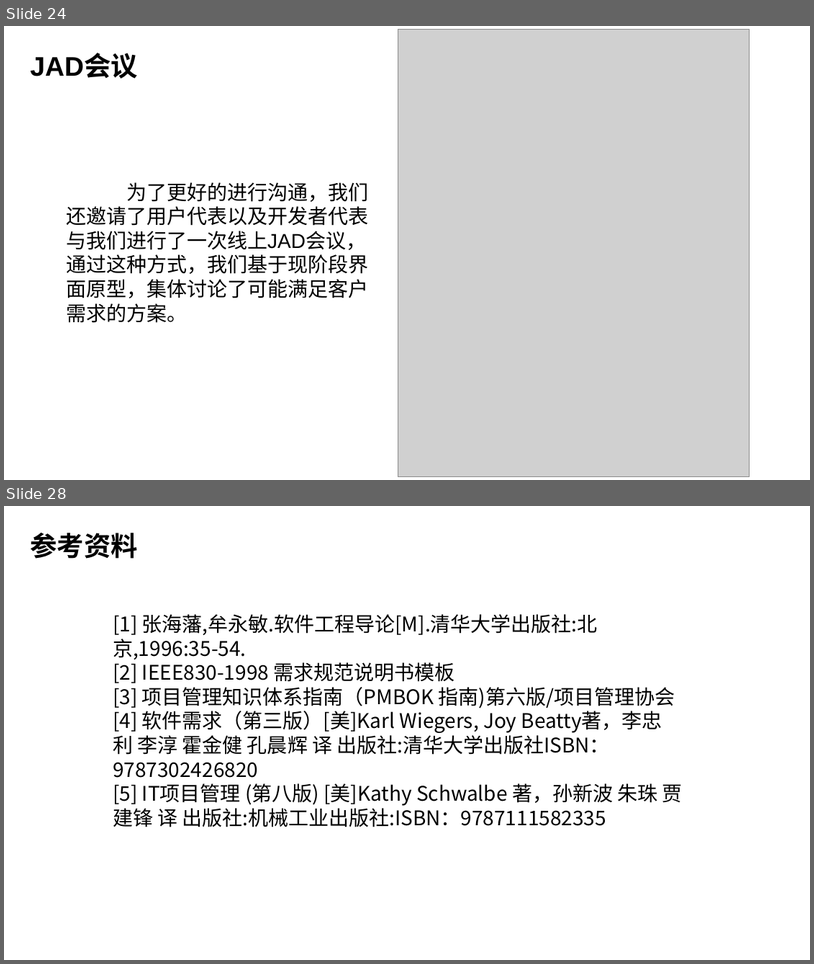
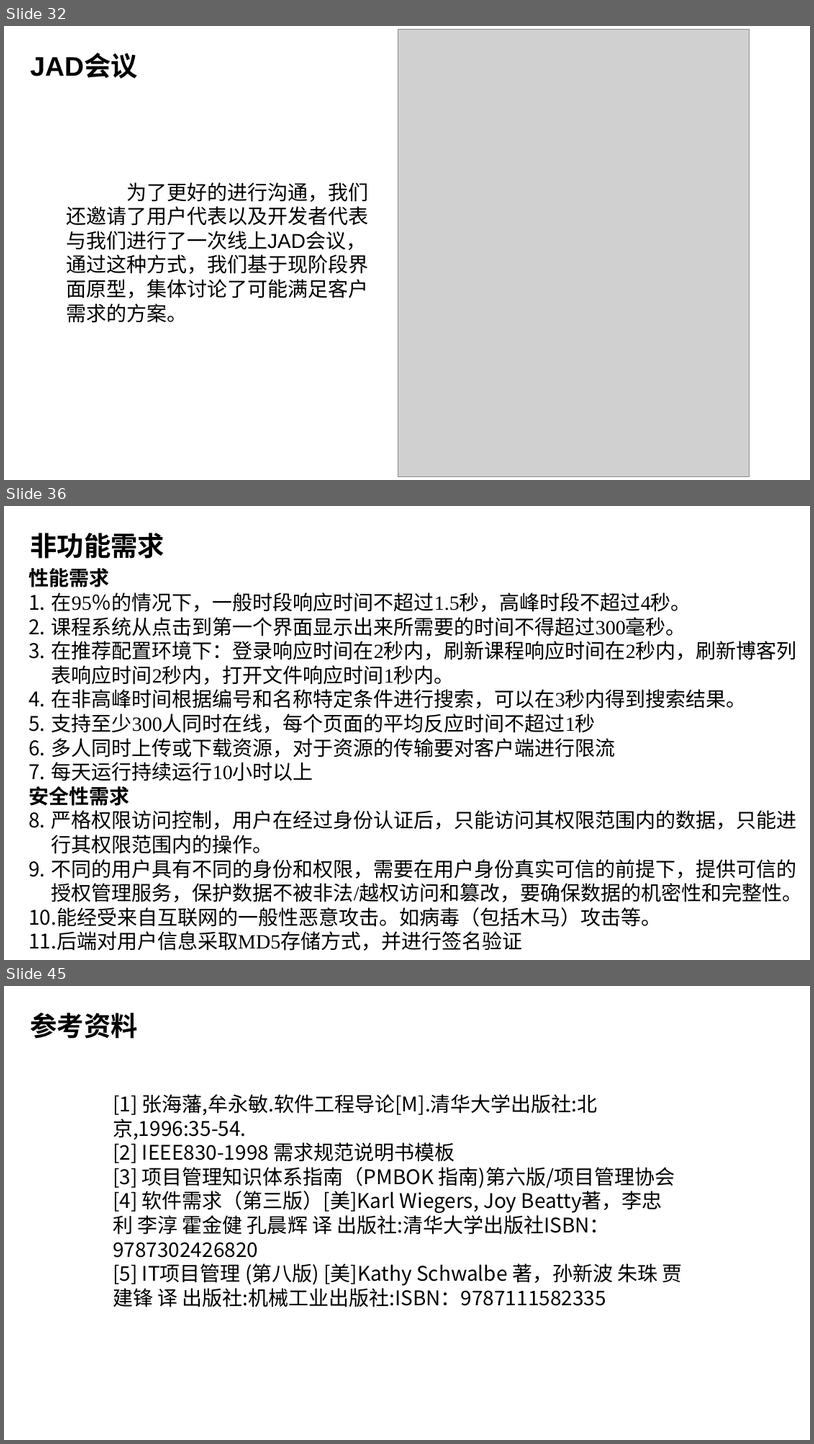
Before and after one commit to Ysuny2333/SRA2022-G15, a slide deck: 软件需求规格说明/SRA2022-G15-需求规格说明PPT.pptx. Shown one above the other, each under a label of ours: slides 24 and 28 before the commit, slides 32, 36 and 45 after it; the slides between them are not shown. The pictures are 814x964 and 814x1444 pixels, drawn with LibreOffice and Linux fonts; fonts in the diff are those of the drawing; grey boxes stand for pictures; background and template pictures are left out. Boxes give left, top, right and bottom in pixels: in the first picture for what was removed or moved away, otherwise in the second. Text is boxed around its words. In the diff, an @@ line names an element or a change of style, - is before the commit and + after.

Commit message:
Update SRA2022-G15-需求规格说明PPT.pptx
SRA2022-G15-软件需求规格说明(SRS)v0.2.0

```diff
--- a/软件需求规格说明/SRA2022-G15-需求规格说明PPT.pptx
+++ b/软件需求规格说明/SRA2022-G15-需求规格说明PPT.pptx
@@ slide 36 added at (4, 506, 810, 960), background picture (left out) @@
@@ text added at (30, 533, 165, 559), 32 pt, text #000000, bold @@
+非功能需求
@@ text added at (28, 568, 803, 950), 24 pt, text #000000 @@
+性能需求
+1. 在95％的情况下，一般时段响应时间不超过1.5秒，高峰时段不超过4秒。
+2. 课程系统从点击到第一个界面显示出来所需要的时间不得超过300毫秒。
+3. 在推荐配置环境下：登录响应时间在2秒内，刷新课程响应时间在2秒内，刷新博客列表响应时间2秒内，打开文件响应时间1秒内。
+4. 在非高峰时间根据编号和名称特定条件进行搜索，可以在3秒内得到搜索结果。
+5. 支持至少300人同时在线，每个页面的平均反应时间不超过1秒
+6. 多人同时上传或下载资源，对于资源的传输要对客户端进行限流
+7. 每天运行持续运行10小时以上
+安全性需求
+1. 严格权限访问控制，用户在经过身份认证后，只能访问其权限范围内的数据，只能进行其权限范围内的操作。
+2. 不同的用户具有不同的身份和权限，需要在用户身份真实可信的前提下，提供可信的授权管理服务，保护数据不被非法/越权访问和篡改，要确保数据的机密性和完整性。
+3. 能经受来自互联网的一般性恶意攻击。如病毒（包括木马）攻击等。
+4. 后端对用户信息采取MD5存储方式，并进行签名验证
@@ what was slide 24 is now slide 32 @@
@@ what was slide 28 is now slide 45 @@
```
Also in this commit, not shown: 10 slides changed, 16 other slides added.
